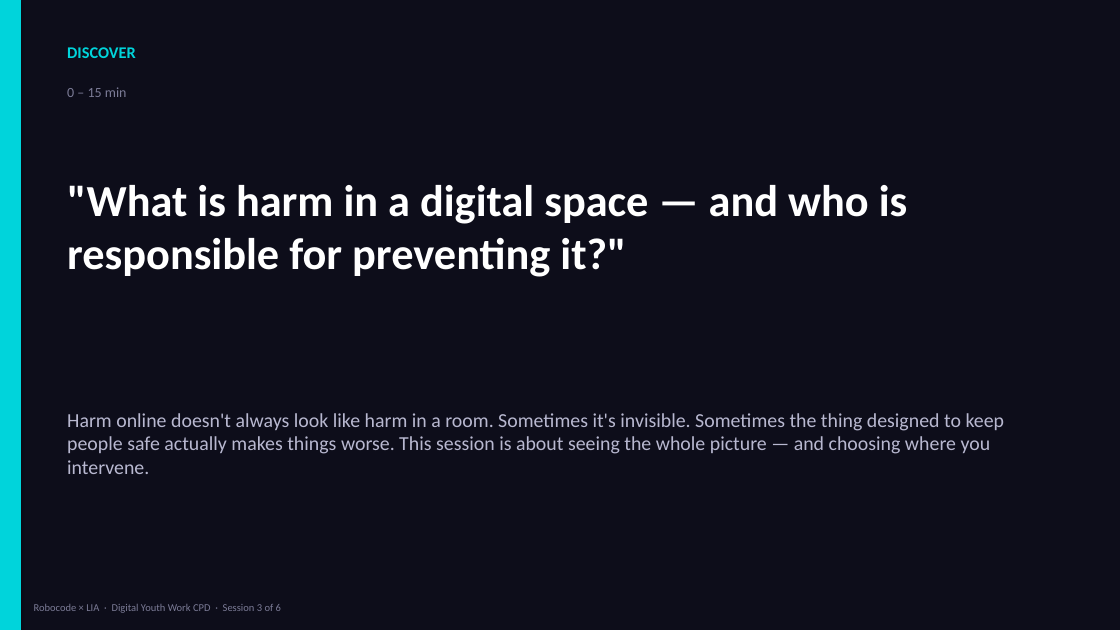
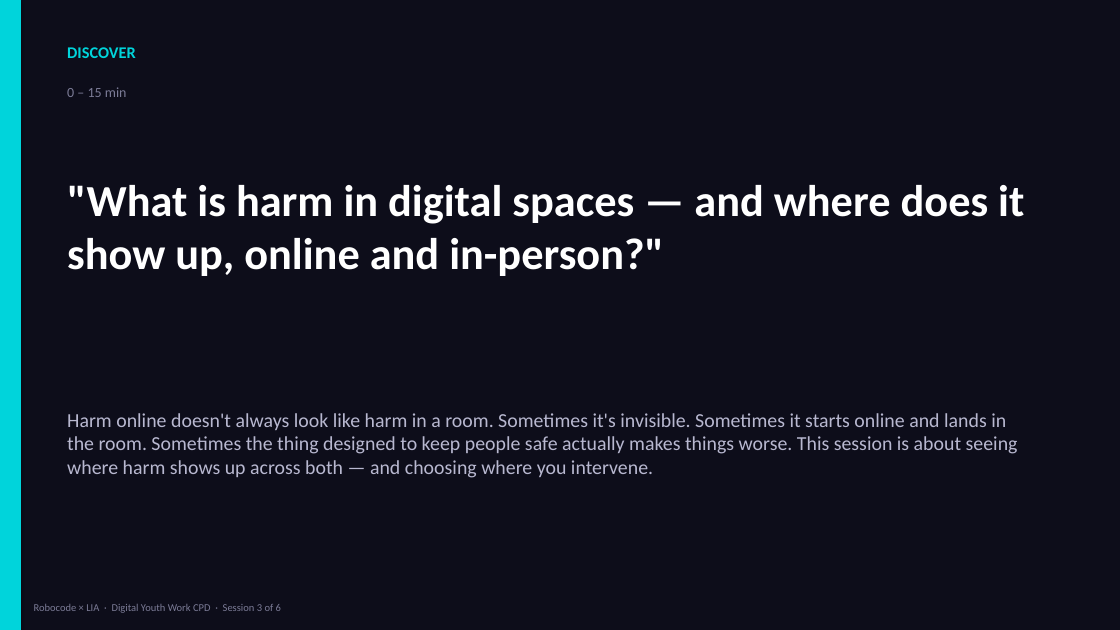
Before and after one commit to bh1ff/cpd-v2, a slide deck: slide 3 of assets/downloads/Session-3-Keeping-Young-People-Safe-Online.pptx. Drawn at 1120x630 pixels with LibreOffice and Linux fonts; fonts in the diff are those of the drawing. Boxes give left, top, right and bottom in pixels: in the first picture for what was removed or moved away, otherwise in the second. Text is boxed around its words. In the diff, an @@ line names an element or a change of style, - is before the commit and + after.

```diff
--- a/assets/downloads/Session-3-Keeping-Young-People-Safe-Online.pptx
+++ b/assets/downloads/Session-3-Keeping-Young-People-Safe-Online.pptx
@@ text at bbox=[67, 185, 1024, 276]: text changed @@
-"What is harm in a digital space — and who is responsible for preventing it?"
+"What is harm in digital spaces — and where does it show up, online and in-person?"
@@ text at bbox=[67, 413, 1018, 478]: text changed @@
-Harm online doesn't always look like harm in a room. Sometimes it's invisible. Sometimes the thing designed to keep people safe actually makes things worse. This session is about seeing the whole picture — and choosing where you intervene.
+Harm online doesn't always look like harm in a room. Sometimes it's invisible. Sometimes it starts online and lands in the room. Sometimes the thing designed to keep people safe actually makes things worse. This session is about seeing where harm shows up across both — and choosing where you intervene.
```
Also in this commit, not shown: 9 other files.
